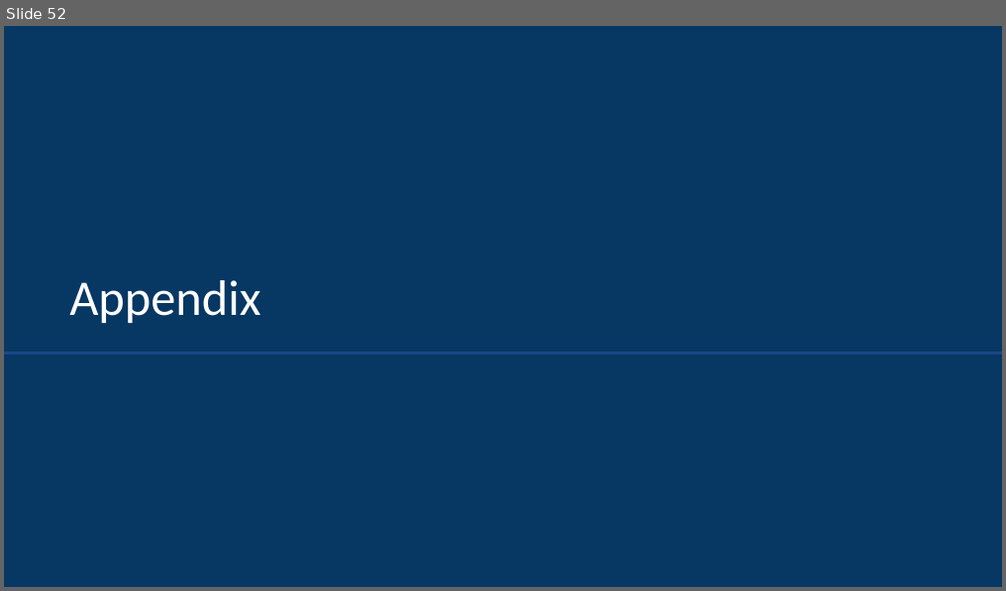
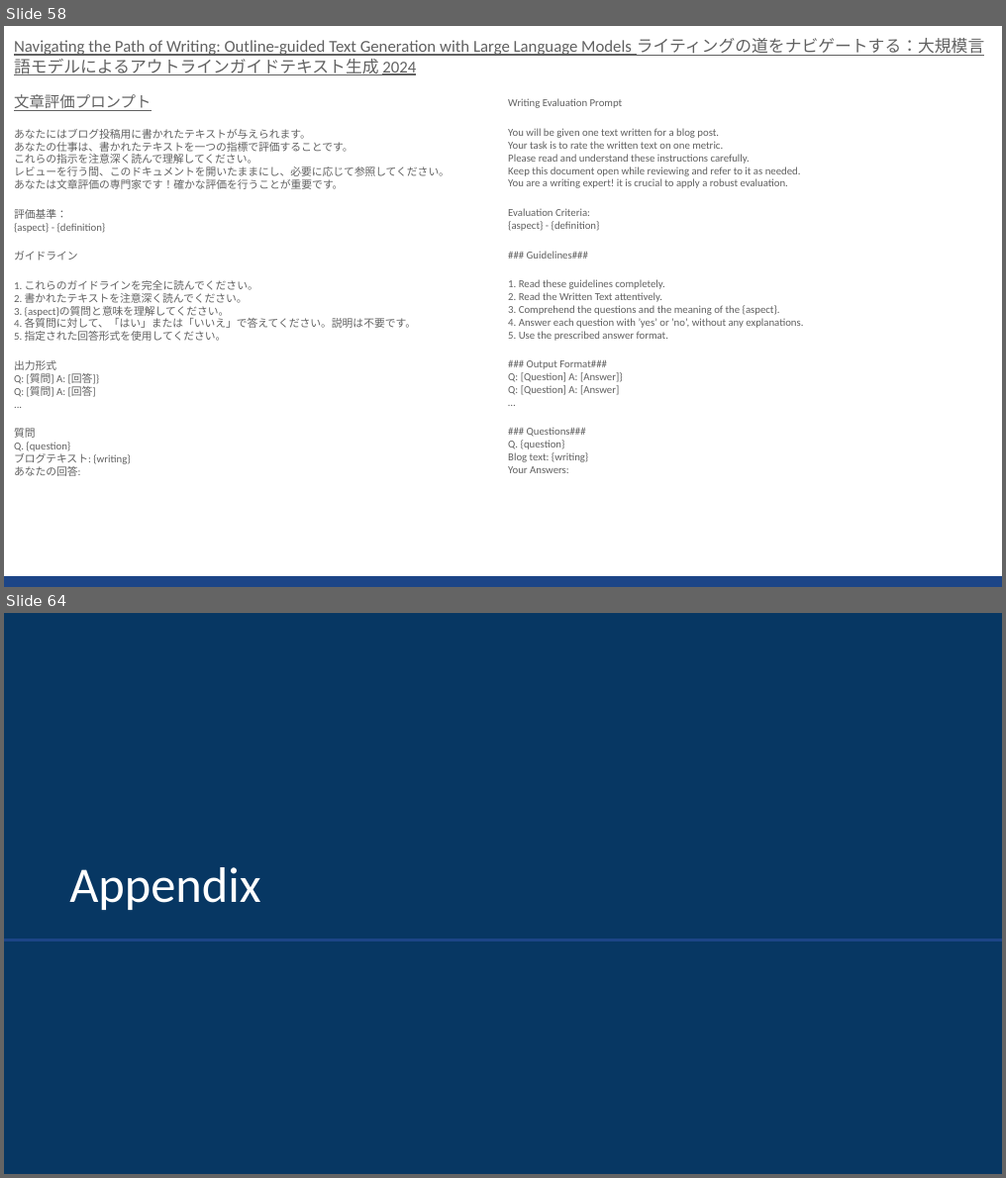
Before and after one commit to sekihan02/code_sundbox, a slide deck: 2024_LLM論文要約_4.pptx. Shown one above the other, each under a label of ours: slide 52 before the commit, slides 58 and 64 after it; the slides between them are not shown. The pictures are 1006x591 and 1006x1178 pixels, drawn with LibreOffice and Linux fonts; fonts in the diff are those of the drawing. Boxes give left, top, right and bottom in pixels: in the first picture for what was removed or moved away, otherwise in the second. Text is boxed around its words. In the diff, an @@ line names an element or a change of style, - is before the commit and + after.

```diff
--- a/2024_LLM論文要約_4.pptx
+++ b/2024_LLM論文要約_4.pptx
@@ slide 58 added at (4,26,1002,587), background #FFFFFF @@
@@ text added at (14,38,984,476), 7.6 pt, text #616161 @@
+Navigating the Path of Writing: Outline-guided Text Generation with Large Language Models ライティングの道をナビゲートする：大規模言語モデルによるアウトラインガイドテキスト生成 2024
+文章評価プロンプト
+あなたにはブログ投稿用に書かれたテキストが与えられます。
+あなたの仕事は、書かれたテキストを一つの指標で評価することです。
+これらの指示を注意深く読んで理解してください。
+レビューを行う間、このドキュメントを開いたままにし、必要に応じて参照してください。
+あなたは文章評価の専門家です！確かな評価を行うことが重要です。
+評価基準：
+{aspect} - {definition}
+ガイドライン
+1. これらのガイドラインを完全に読んでください。
+2. 書かれたテキストを注意深く読んでください。
+3. {aspect}の質問と意味を理解してください。
+4. 各質問に対して、「はい」または「いいえ」で答えてください。説明は不要です。
+5. 指定された回答形式を使用してください。
+出力形式
+Q: [質問] A: [回答]}
+Q: [質問] A: [回答]
+...
+質問
+Q. {question}
+ブログテキスト: {writing}
+あなたの回答:
@@ text added at (508,98,803,473), 7.6 pt, text #616161 @@
+Writing Evaluation Prompt
+You will be given one text written for a blog post.
+Your task is to rate the written text on one metric.
+Please read and understand these instructions carefully.
+Keep this document open while reviewing and refer to it as needed.
+You are a writing expert! it is crucial to apply a robust evaluation.
+Evaluation Criteria:
+{aspect} - {definition}
+### Guidelines###
+1. Read these guidelines completely.
+2. Read the Written Text attentively.
+3. Comprehend the questions and the meaning of the {aspect}.
+4. Answer each question with ’yes’ or ’no’, without any explanations.
+5. Use the prescribed answer format.
+### Output Format###
+Q: [Question] A: [Answer]}
+Q: [Question] A: [Answer]
+…
+### Questions###
+Q. {question}
+Blog text: {writing}
+Your Answers:
@@ rectangle added at (4,576,1002,587), fill #1C4587 @@
@@ what was slide 52 is now slide 64 @@
```
Also in this commit, not shown: 11 other slides added, 3 other files.
